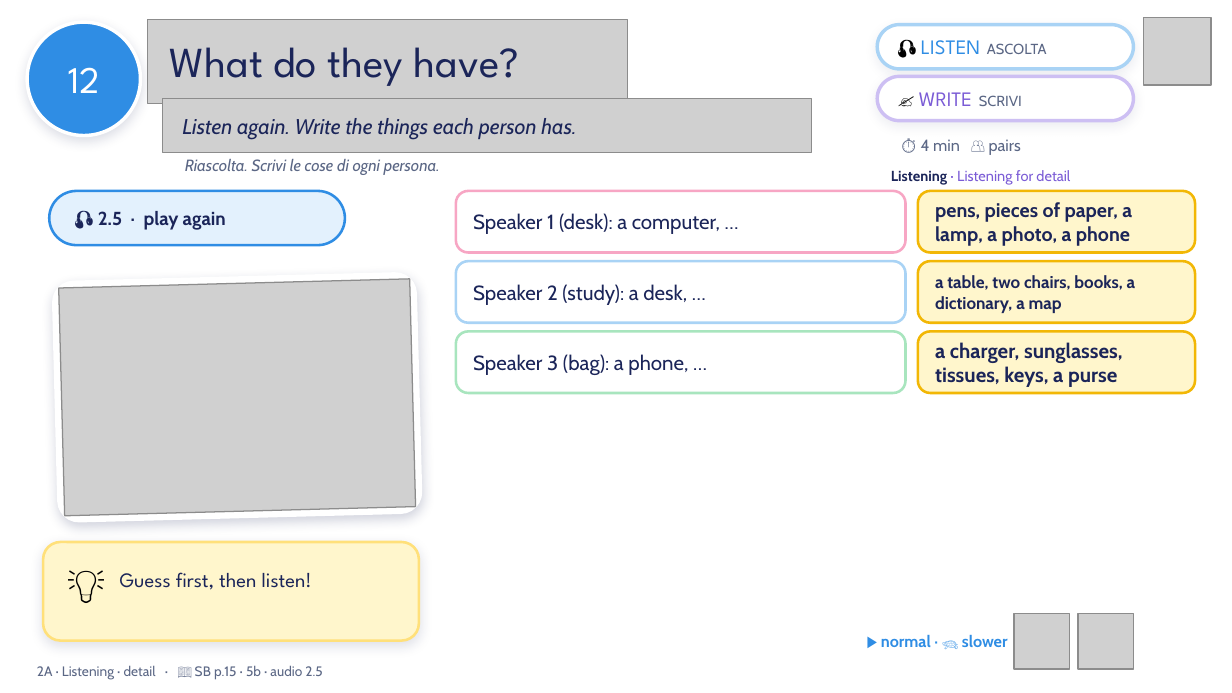
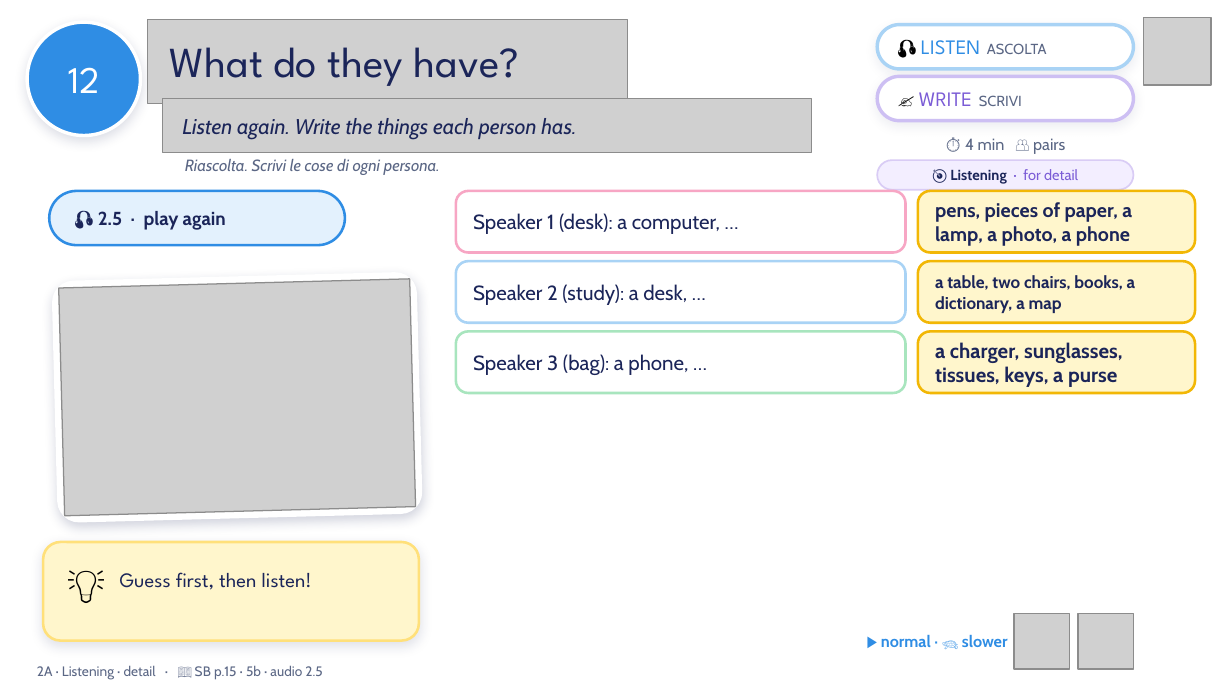
Before and after one commit to londonlanguageschool/Bagheria-, a slide deck: slide 12 of materials/EFE/EFE_2A_Tidy_or_untidy.pptx. Drawn at 1232x693 pixels with LibreOffice and Linux fonts; fonts in the diff are those of the drawing; grey boxes stand for pictures; background and template pictures are left out. Boxes give left, top, right and bottom in pixels: in the first picture for what was removed or moved away, otherwise in the second. Text is boxed around its words. In the diff, an @@ line names an element or a change of style, - is before the commit and + after.

```diff
--- a/materials/EFE/EFE_2A_Tidy_or_untidy.pptx
+++ b/materials/EFE/EFE_2A_Tidy_or_untidy.pptx
@@ text "⏱ 4 min 👥 pairs" moved from (x1=921, y1=139, x2=1021, y2=155) to (x1=965, y1=138, x2=1065, y2=154) @@
@@ text "⏱ 4 min 👥 pairs" at (x1=965, y1=138, x2=1065, y2=154): alignment left to centre @@
@@ rounded rectangle "🎯 Listening · for detail" resized from (x1=891, y1=170, x2=1070, y2=185) to (x1=877, y1=160, x2=1133, y2=190) @@
@@ rounded rectangle "🎯 Listening · for detail" at (x1=877, y1=160, x2=1133, y2=190): fill none to #F3EEFF; outline none to #D9CCF5 1 pt @@
@@ text in rounded rectangle at (x1=950, y1=169, x2=1078, y2=184): text changed; text colour #7B5CD6 to #1B2559; bold on @@
-Listening · Listening for detail
+🎯 Listening · for detail
```
Also in this commit, not shown: 16 other slides changed, 1 other file.
